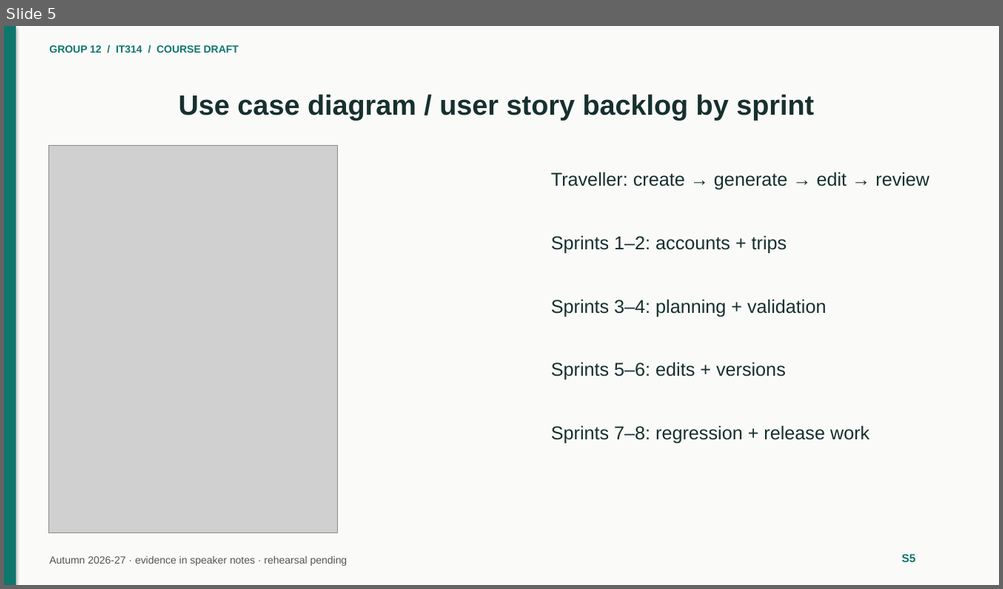
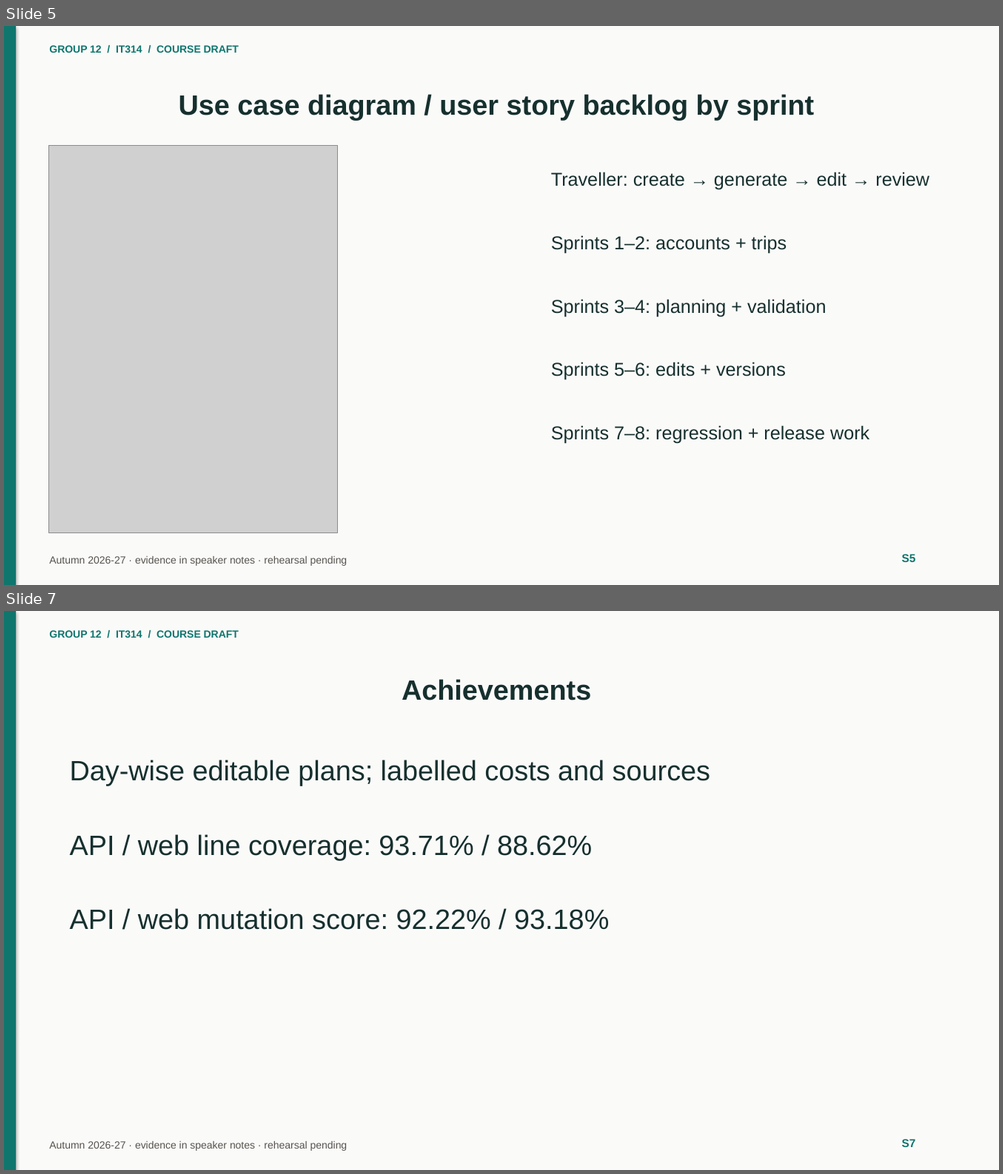
Before and after one commit to het-lathiya/Group12, a slide deck: docs/course/14-slides/Group12-IT314-slides.pptx. Shown one above the other, each under a label of ours: slide 5 before the commit, slides 5 and 7 after it; the slides between them are not shown. The pictures are 1003x589 and 1003x1174 pixels, drawn with LibreOffice and Linux fonts; fonts in the diff are those of the drawing; grey boxes stand for pictures. Boxes give left, top, right and bottom in pixels: in the first picture for what was removed or moved away, otherwise in the second. Text is boxed around its words. In the diff, an @@ line names an element or a change of style, - is before the commit and + after.

Commit message:
docs(course): IMP-804 slides S6-S10 draft

```diff
--- a/docs/course/14-slides/Group12-IT314-slides.pptx
+++ b/docs/course/14-slides/Group12-IT314-slides.pptx
@@ slide 7 added at [4,611,999,1170], background #FAFAF9 @@
@@ rectangle added at [4,611,16,1170], fill #0F766E @@
@@ text added at [49,630,239,638], 10 pt, text #0F766E, bold @@
+GROUP 12 / IT314 / COURSE DRAFT
@@ title added at [401,679,591,701], 27 pt, text #16302E, bold @@
+Achievements
@@ text added at [70,760,710,786], 27 pt, text #16302E @@
+Day-wise editable plans; labelled costs and sources
@@ text added at [70,834,592,860], 27 pt, text #16302E @@
+API / web line coverage: 93.71% / 88.62%
@@ text added at [70,908,609,930], 27 pt, text #16302E @@
+API / web mutation score: 92.22% / 93.18%
@@ text added at [49,1142,347,1151], 10 pt, text #57534E @@
+Autumn 2026-27 · evidence in speaker notes · rehearsal pending
@@ text added at [902,1139,916,1147], 11 pt, text #0F766E, bold @@
+S7
```
Also in this commit, not shown: 4 other slides added, 4 other files.
